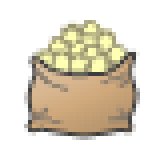
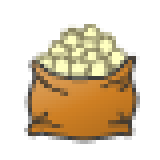
Layered file, before and after one edit (160px x 160px). Changes by layer:
removed layer "Слой 6" over <box>32,68,132,124</box>
added group "Soya" with 7 layers over <box>28,24,136,140</box>
showed "Слой 3", moved it into group "Soya", painted on it over <box>24,20,140,144</box>
moved "Фигура 1" into group "Soya", painted on it over <box>28,52,136,140</box>
removed layer "Слой 5" over <box>36,20,128,72</box>
added layer "Слой 2" in group "Soya" over <box>36,24,128,76</box>
removed layer "Слой 4" over <box>36,20,124,76</box>
added layer "Слой 1" in group "Soya" over <box>36,24,124,80</box>
